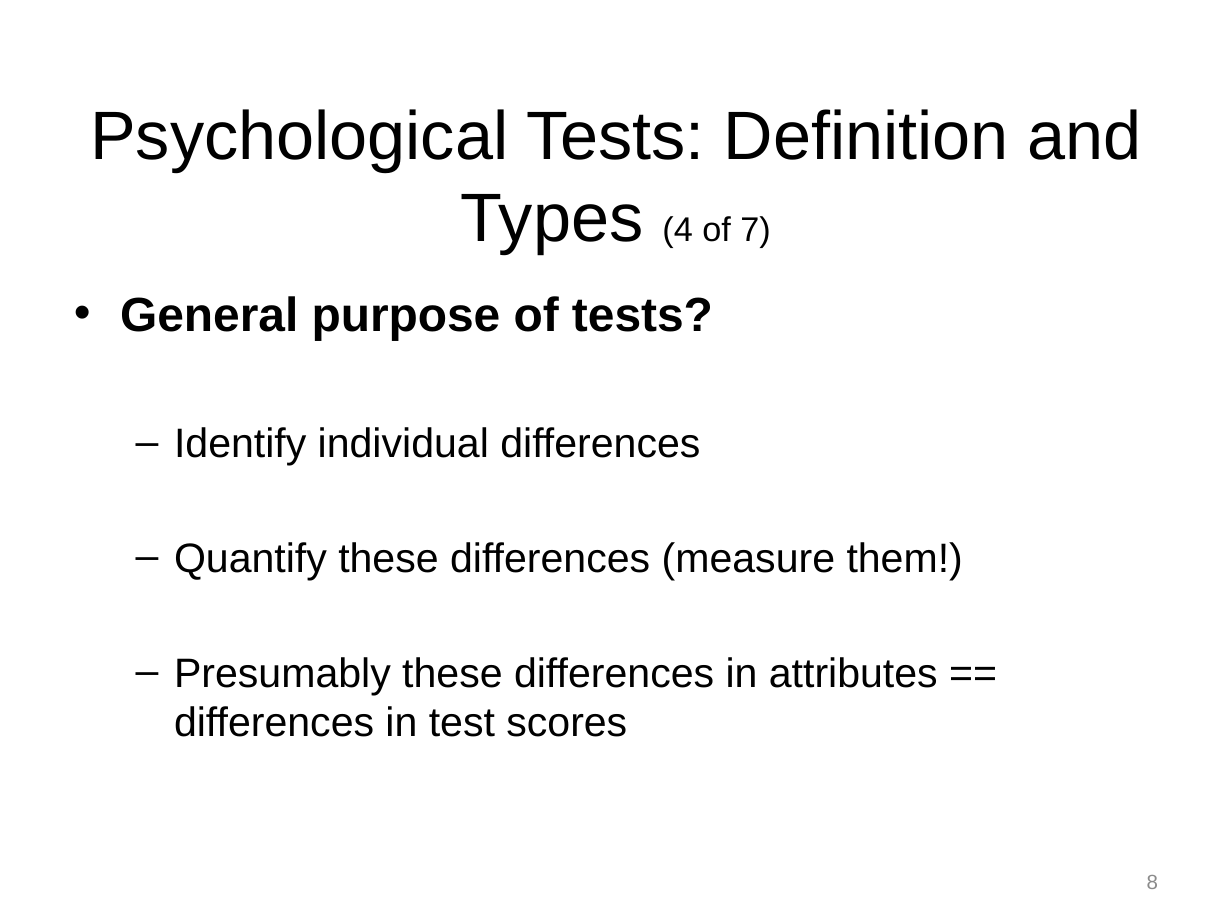
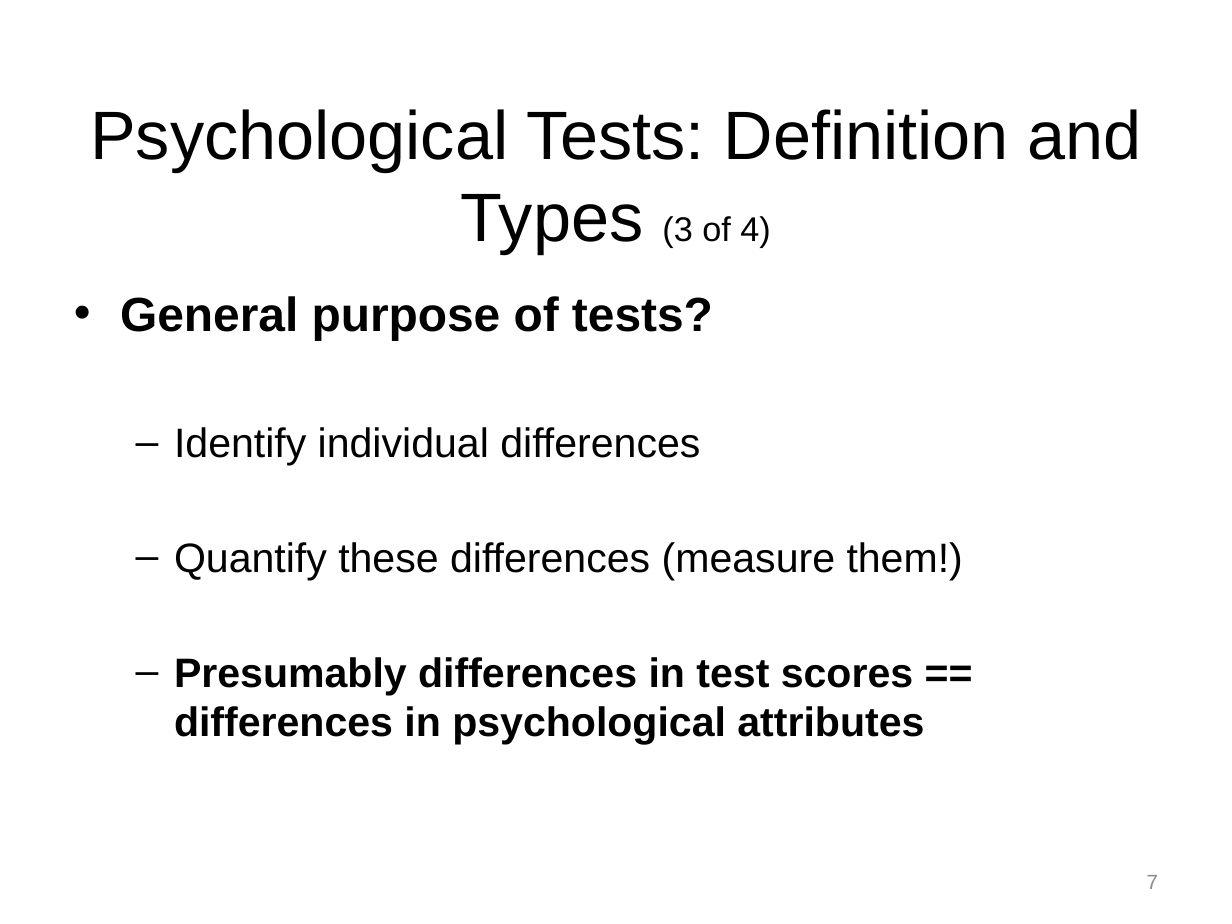
Before and after one commit to npm27/Teaching-Materials, a slide deck: slide 7 of Tests and Eval/Slides/1 Chapter 1.pptx (slide 8 before the commit). Drawn at 1232x924 pixels with LibreOffice and Linux fonts; fonts in the diff are those of the drawing. Boxes give left, top, right and bottom in pixels: in the first picture for what was removed or moved away, otherwise in the second. Text is boxed around its words. In the diff, an @@ line names an element or a change of style, - is before the commit and + after.

```diff
--- a/Tests and Eval/Slides/1 Chapter 1.pptx
+++ b/Tests and Eval/Slides/1 Chapter 1.pptx
@@ title at [90, 109, 1142, 254]: text changed @@
-Psychological Tests: Definition and Types (4 of 7)
+Psychological Tests: Definition and Types (3 of 4)
@@ text at [174, 657, 924, 744]: text changed; bold on @@
-  – Presumably these differences in attributes == differences in test scores
+  – Presumably differences in test scores == differences in psychological attributes
@@ page number at [1147, 875, 1158, 889]: text changed @@
-8
+7
```
Also in this commit, not shown: 6 other slides changed, 3 slides removed, 3 other files.
